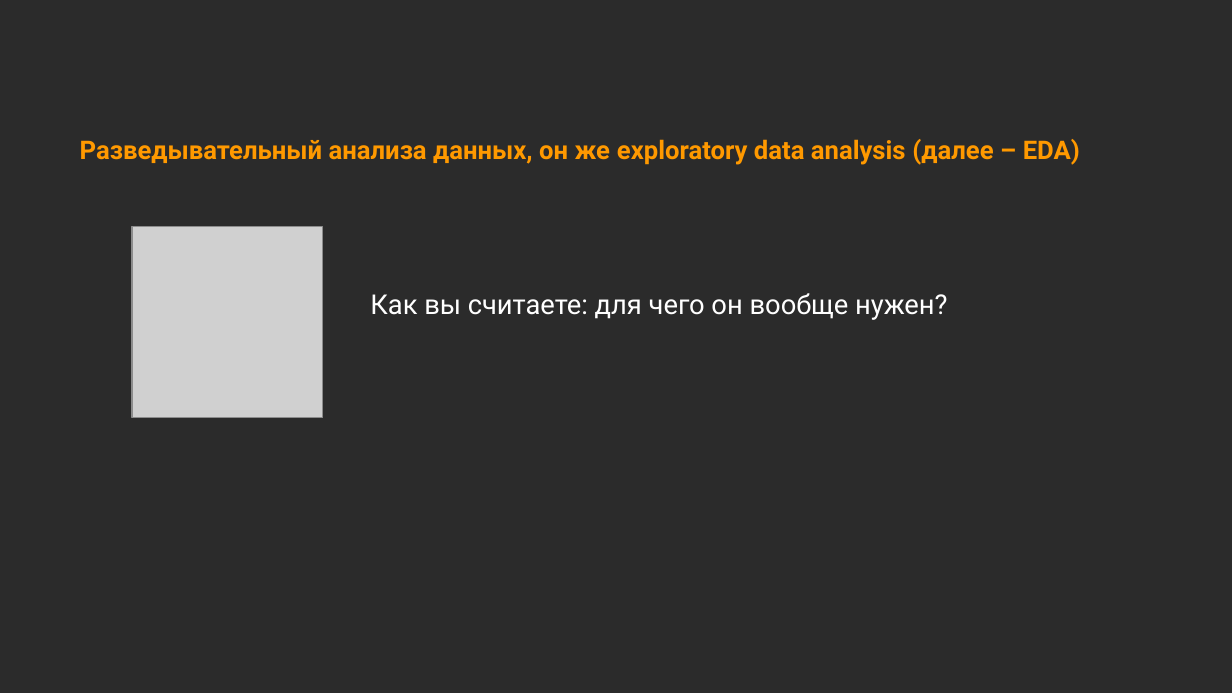
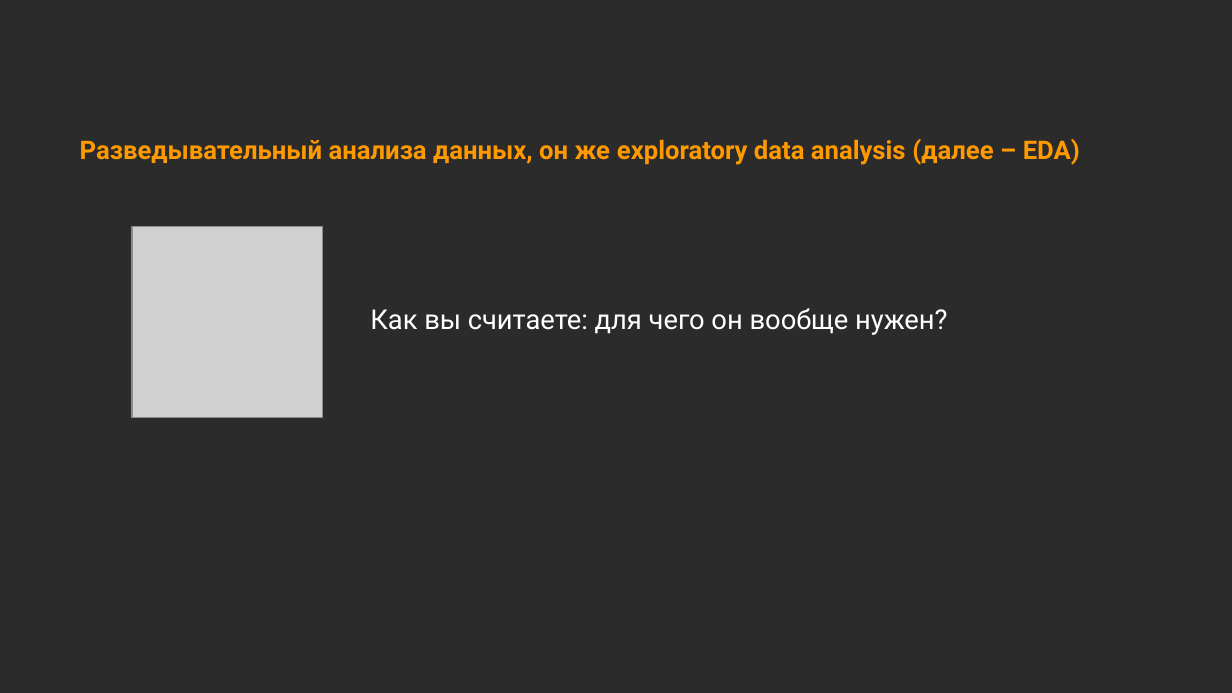
Before and after one commit to Marwolaeth/OTUS_R4DA, a slide deck: slide 8 of teaching/R4DA-EDA4ML.pptx. Drawn at 1232x693 pixels with LibreOffice and Linux fonts; fonts in the diff are those of the drawing; grey boxes stand for pictures; background and template pictures are left out; a plain dark background stands for a picture behind light text. Boxes give left, top, right and bottom in pixels: in the first picture for what was removed or moved away, otherwise in the second. Text is boxed around its words. In the diff, an @@ line names an element or a change of style, - is before the commit and + after.

```diff
--- a/teaching/R4DA-EDA4ML.pptx
+++ b/teaching/R4DA-EDA4ML.pptx
@@ text "Как вы считаете: для чего ...": place and size @@
-text "Как вы считаете: для чего ..." at [370,293,947,320]
+text "Как вы считаете: для чего ..." at [370,308,947,335]
```
Also in this commit, not shown: 3 other slides changed.
